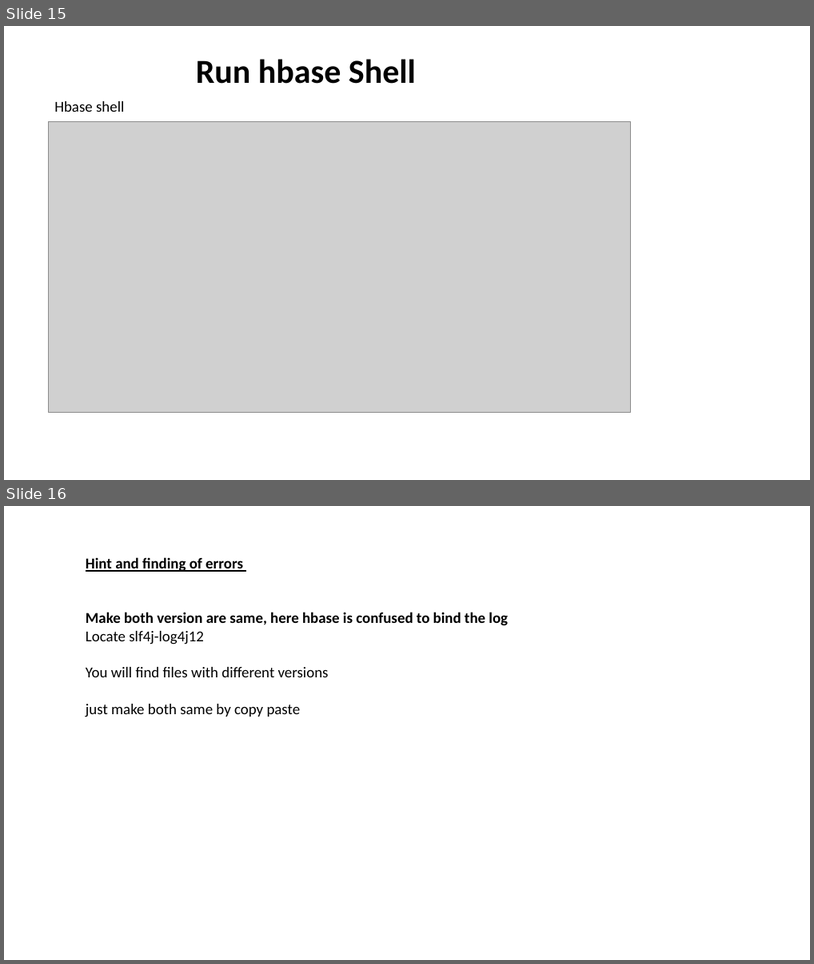
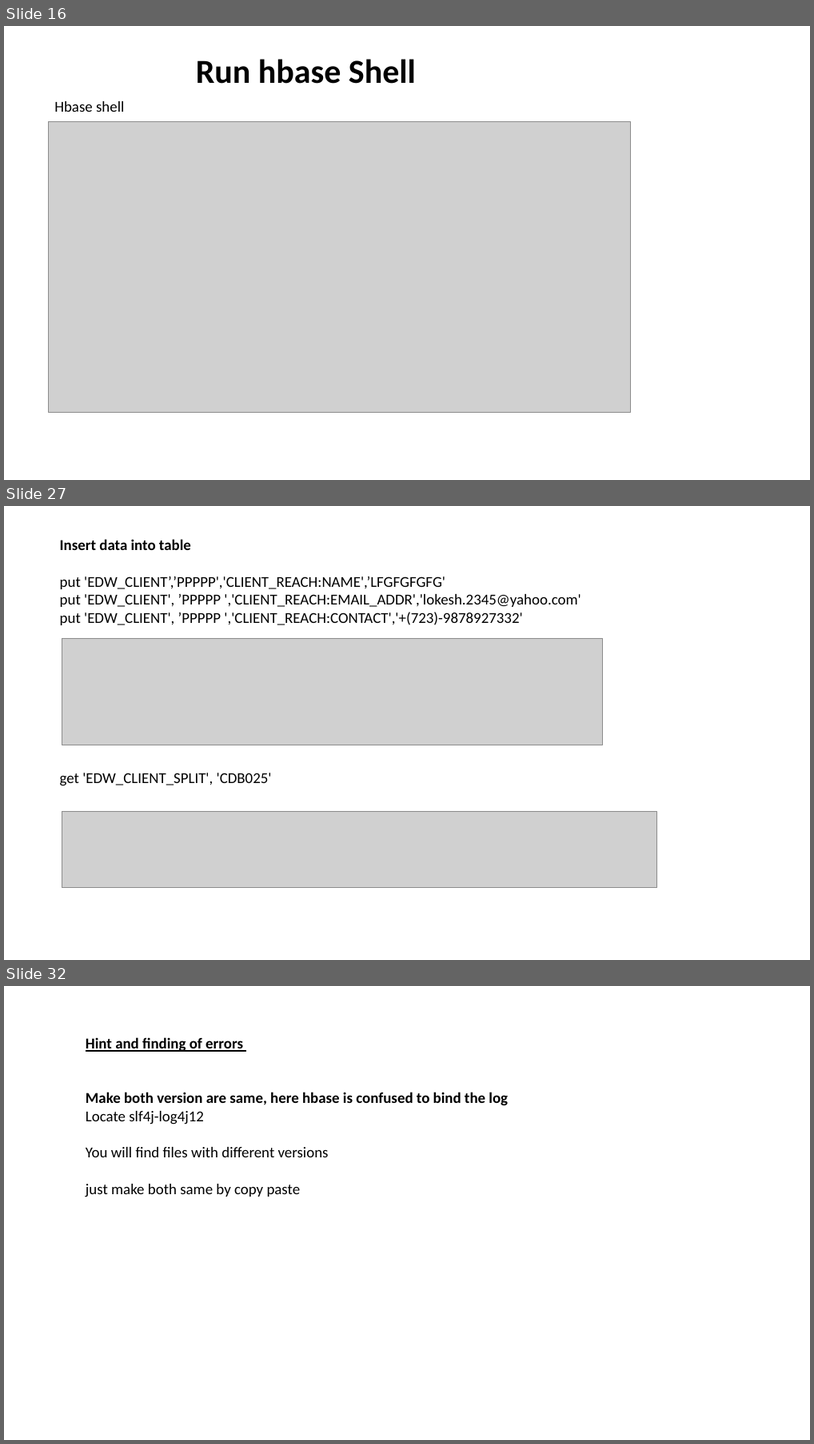
Before and after one commit to aashmishra/Bigdata_ppt, a slide deck: hbase.pptx. Shown one above the other, each under a label of ours: slides 15 and 16 before the commit, slides 16, 27 and 32 after it; the slides between them are not shown. The pictures are 814x964 and 814x1444 pixels, drawn with LibreOffice and Linux fonts; fonts in the diff are those of the drawing; grey boxes stand for pictures. Boxes give left, top, right and bottom in pixels: in the first picture for what was removed or moved away, otherwise in the second. Text is boxed around its words. In the diff, an @@ line names an element or a change of style, - is before the commit and + after.

```diff
--- a/hbase.pptx
+++ b/hbase.pptx
@@ slide 27 added at [4, 506, 810, 960], background #FFFFFF @@
@@ text added at [60, 539, 581, 625], 18 pt, text #000000 @@
+Insert data into table
+put 'EDW_CLIENT’,’PPPPP','CLIENT_REACH:NAME',’LFGFGFGFG'
+put 'EDW_CLIENT', ’PPPPP ','CLIENT_REACH:EMAIL_ADDR','lokesh.2345@yahoo.com'
+put 'EDW_CLIENT', ’PPPPP ','CLIENT_REACH:CONTACT','+(723)-9878927332'
@@ picture added at [62, 638, 603, 744] @@
@@ text added at [60, 772, 272, 786], 18 pt, text #000000 @@
+get 'EDW_CLIENT_SPLIT', 'CDB025'
@@ picture added at [62, 811, 658, 887] @@
@@ what was slide 15 is now slide 16 @@
@@ what was slide 16 is now slide 32 @@
```
Also in this commit, not shown: 3 slides changed, 15 other slides added.
